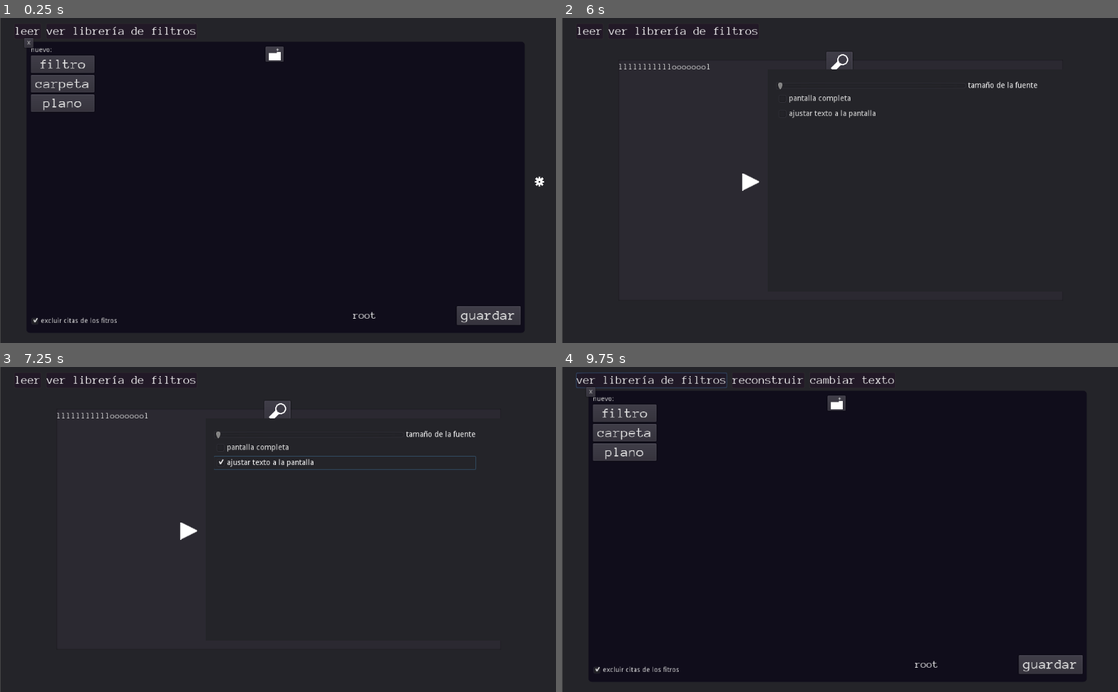
Above: before the commit, frames 1-4 (two rows, left to right).
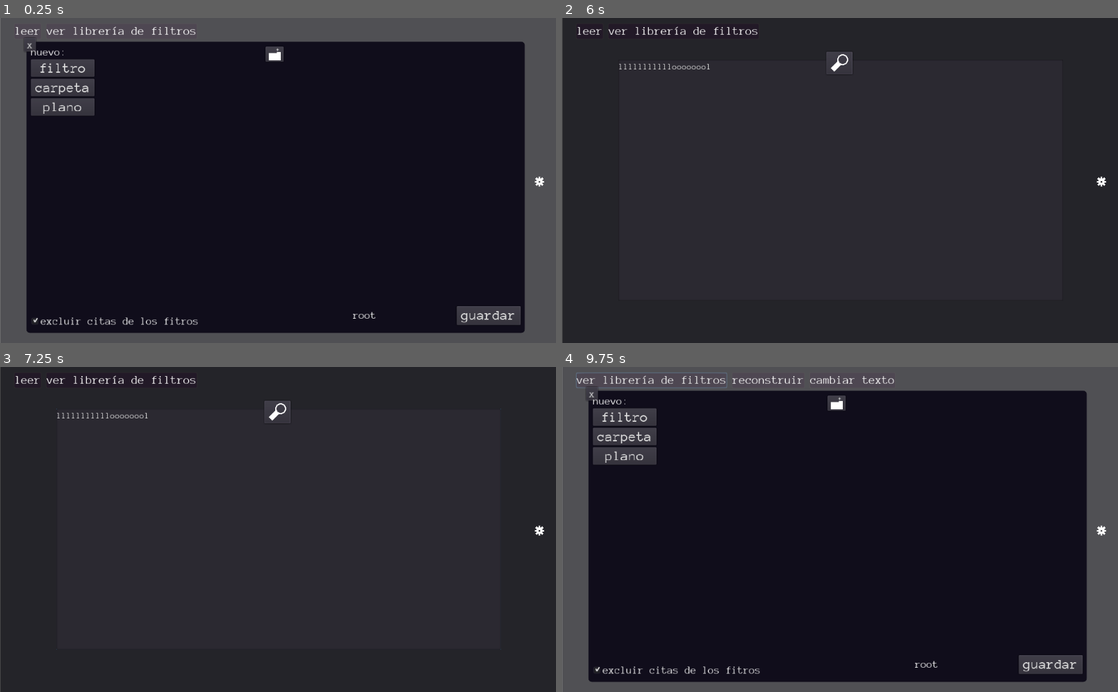
Above: after the commit, the same moments.

Repository: AndresDavidCalderon/desfilosofador
Game: Godot game, scene res://reader/reader.tscn
Same seed, same stepped clock (60 frames per second), same inputs: the game is played once before the commit and once after it.
Inputs (mouse positions are in pixels of both pictures, inside the frame that each line leads up to; where the layout moved, square brackets give the same spot in the first picture):
- Up to frame 1 (0.25 s): no input
- Up to frame 2 (6 s): click (840, 63) at 0.5 s; click "leer" at 1.25 s; click "ver librería de filtros" at 2 s; click (767, 31) at 2.75 s, where only the run before the commit has a clickable "reconstruir"; click (851, 31) at 3.5 s, where only the run before the commit has a clickable "cambiar texto"; click (1101, 180) at 4.25 s; click (906, 99) at 5 s, where only the run before the commit has a clickable "pantalla completa"; click (589, 44) [589, 40] at 5.75 s
- Up to frame 3 (7.25 s): click (344, 464) at 6.5 s, where only the run before the commit has a clickable "ajustar texto a la pantalla"
- Up to frame 4 (9.75 s): click (840, 412) at 7.25 s; click (840, 432) at 8.02 s; type "12" at 8.1 s; click "leer" at 8.75 s; click "ver librería de filtros" at 9.5 s

The runs differ from the first frame. In frame 1, 21% of the frame differs, in the area x 0-100%, y 0-100%; in frame 2, 0.5%; in frame 3, 0.7%; in frame 4, 21%.

Commit message:
obfuscate

Diff:
--- a/UI/window/window.gd
+++ b/UI/window/window.gd
@@ -1,5 +1,6 @@
 extends Panel
 class_name window,"res://UI/window/icon.png"
+export var obfuscateback:bool
 var offset=Vector2()
 func _process(_delta):
 	if $up.pressed or $topleft.pressed or $upright.pressed:
@@ -16,3 +17,19 @@
 		rect_size.x=get_global_mouse_position().x-rect_global_position.x
 func _on_close_pressed():
 	visible=false
+var back=ColorRect.new()
+func _ready():
+	back.color.a=0.2
+	get_viewport().connect("size_changed",self,"onsize")
+func _on_window_visibility_changed():
+	if not obfuscateback:return
+	if visible:
+		get_parent().add_child(back)
+		onsize()
+	else:
+		get_parent().remove_child(back)
+func onsize():
+	if not back.is_inside_tree():return
+	back.rect_global_position=Vector2.ZERO
+	back.rect_size=get_viewport_rect().size
+	get_parent().move_child(back,get_index())
--- a/UI/window/window.tscn
+++ b/UI/window/window.tscn
@@ -114,5 +114,6 @@
 margin_bottom = 12.0
 text = "x"
 
+[connection signal="visibility_changed" from="." to="." method="_on_window_visibility_changed"]
 [connection signal="pressed" from="right" to="." method="right"]
 [connection signal="pressed" from="close" to="." method="_on_close_pressed"]
--- a/blueprints/editor.tscn
+++ b/blueprints/editor.tscn
@@ -9,8 +9,10 @@
 [sub_resource type="World" id=1]
 
 [node name="window" instance=ExtResource( 1 )]
-margin_right = 1024.0
-margin_bottom = 596.0
+margin_left = 184.0
+margin_top = 118.921
+margin_right = 1208.0
+margin_bottom = 714.921
 rect_pivot_offset = Vector2( -183, -122.5 )
 theme = ExtResource( 5 )
 script = ExtResource( 3 )
--- a/filters/filtersearch.tscn
+++ b/filters/filtersearch.tscn
@@ -32,14 +32,14 @@
 }
 
 [node name="title" type="Label" parent="new" index="0"]
-margin_right = 131.0
+margin_right = 138.0
 margin_bottom = 14.0
 text = "nuevo:"
 
 [node name="newfilter" type="Button" parent="new" index="1"]
 margin_top = 18.0
-margin_right = 131.0
-margin_bottom = 57.0
+margin_right = 138.0
+margin_bottom = 58.0
 custom_fonts/font = ExtResource( 5 )
 text = "filtro"
 __meta__ = {
@@ -47,9 +47,9 @@
 }
 
 [node name="newfolder" type="Button" parent="new" index="2"]
-margin_top = 61.0
-margin_right = 131.0
-margin_bottom = 100.0
+margin_top = 62.0
+margin_right = 138.0
+margin_bottom = 102.0
 custom_fonts/font = ExtResource( 5 )
 text = "carpeta"
 __meta__ = {
@@ -57,9 +57,9 @@
 }
 
 [node name="blueprint" type="Button" parent="new" index="3"]
-margin_top = 104.0
-margin_right = 131.0
-margin_bottom = 143.0
+margin_top = 106.0
+margin_right = 138.0
+margin_bottom = 146.0
 custom_fonts/font = ExtResource( 5 )
 text = "plano"
 __meta__ = {
@@ -150,10 +150,12 @@
 
 [node name="blueprints" parent="." index="15" instance=ExtResource( 11 )]
 visible = false
-margin_left = 123.994
-margin_top = 50.0
-margin_right = 921.994
-margin_bottom = 516.0
+anchor_right = 1.004
+anchor_bottom = 1.0
+margin_left = 131.0
+margin_top = 72.0
+margin_right = -99.0961
+margin_bottom = -62.0
 
 [connection signal="pressed" from="new/newfilter" to="." method="_on_newfilter_pressed"]
 [connection signal="pressed" from="new/newfolder" to="." method="_on_newfolder_pressed"]
--- a/filters/folder.gd
+++ b/filters/folder.gd
@@ -31,8 +31,8 @@
 					prints("reindexed",j)
 	for i in get_parent().root.filtertree[saveindex]["inside"]:
 		var new=get_parent().scenebytype[i["type"]].instance() as libraryelement
+		get_parent().add_child(new)
 		new.fromfile(i)
-		get_parent().add_child(new)
 		new.delete()
 	get_parent().root.filtertree.remove(saveindex)
 
--- a/reader/reader.tscn
+++ b/reader/reader.tscn
@@ -81,6 +81,7 @@
 anti_aliasing = false
 
 [sub_resource type="Theme" id=12]
+default_font = ExtResource( 12 )
 
 [sub_resource type="StyleBoxFlat" id=7]
 bg_color = Color( 0.0666667, 0.054902, 0.109804, 1 )
@@ -323,6 +324,7 @@
 rect_scale = Vector2( 0.898282, 0.898282 )
 theme = SubResource( 12 )
 custom_styles/panel = SubResource( 7 )
+obfuscateback = true
 scriptonfound = {
 "filter": ExtResource( 15 )
 }
